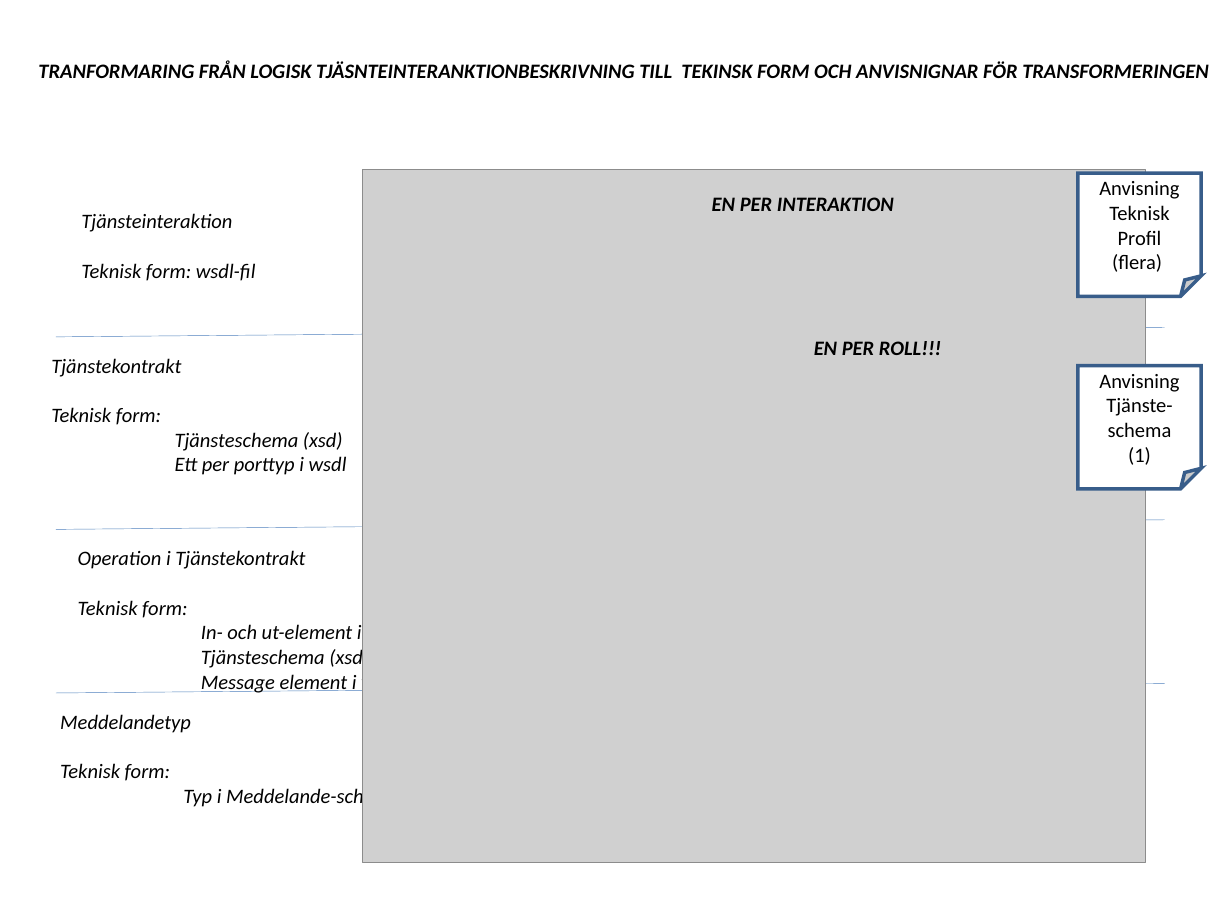
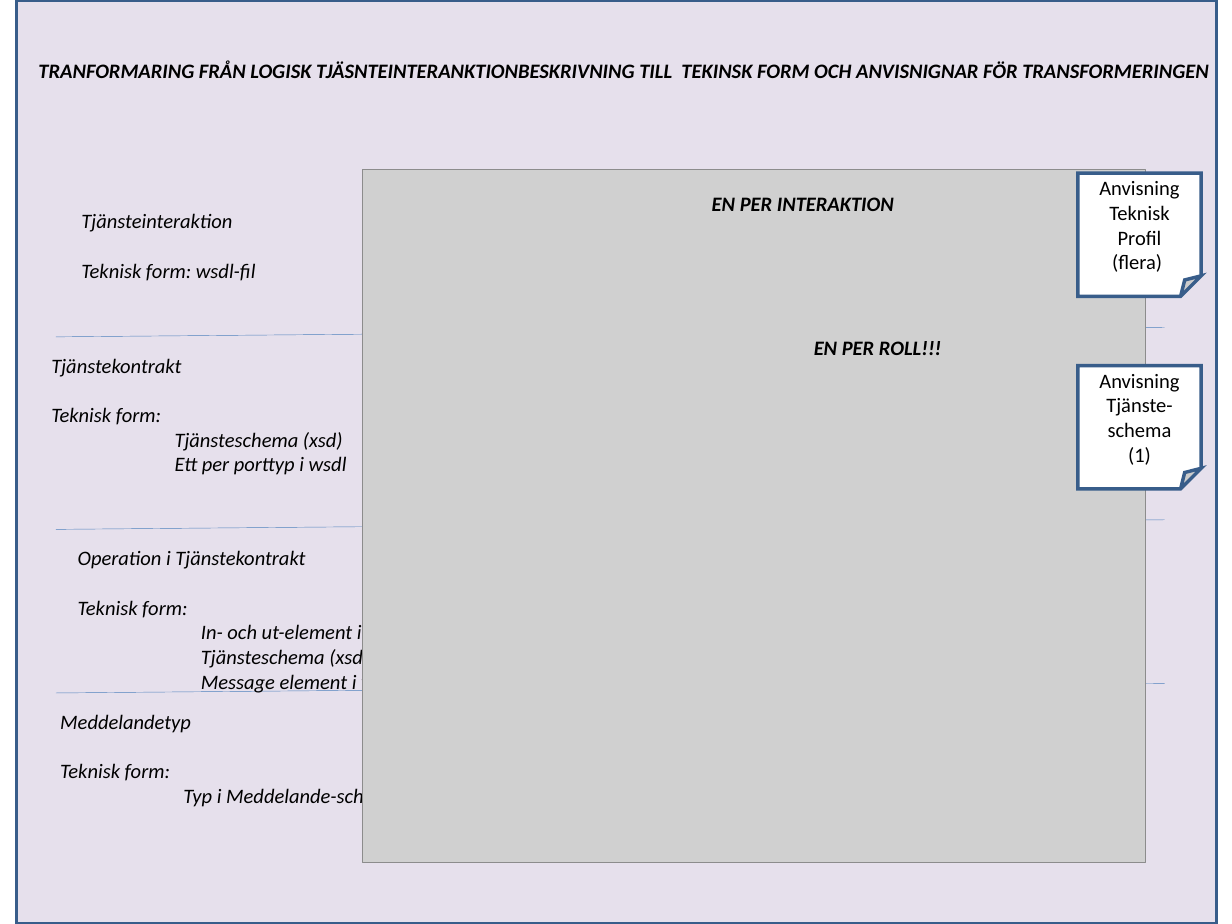
Before and after one commit to admstar/rivta, a slide deck: slide 2 of site/www/images/RIV-förvaltning, Illustrationer.ppt. Drawn at 1232x924 pixels with LibreOffice and Linux fonts; fonts in the diff are those of the drawing; grey boxes stand for pictures. Boxes give left, top, right and bottom in pixels: in the first picture for what was removed or moved away, otherwise in the second. Text is boxed around its words. In the diff, an @@ line names an element or a change of style, - is before the commit and + after.

```diff
--- a/site/www/images/RIV-förvaltning, Illustrationer.ppt
+++ b/site/www/images/RIV-förvaltning, Illustrationer.ppt
@@ rectangle added at <box>17,0,1217,924</box>, fill #E6E0EC, outline #385D8A 2.01 pt @@
```
Also in this commit, not shown: 10 other slides changed, 2 slides added, 27 other files.
